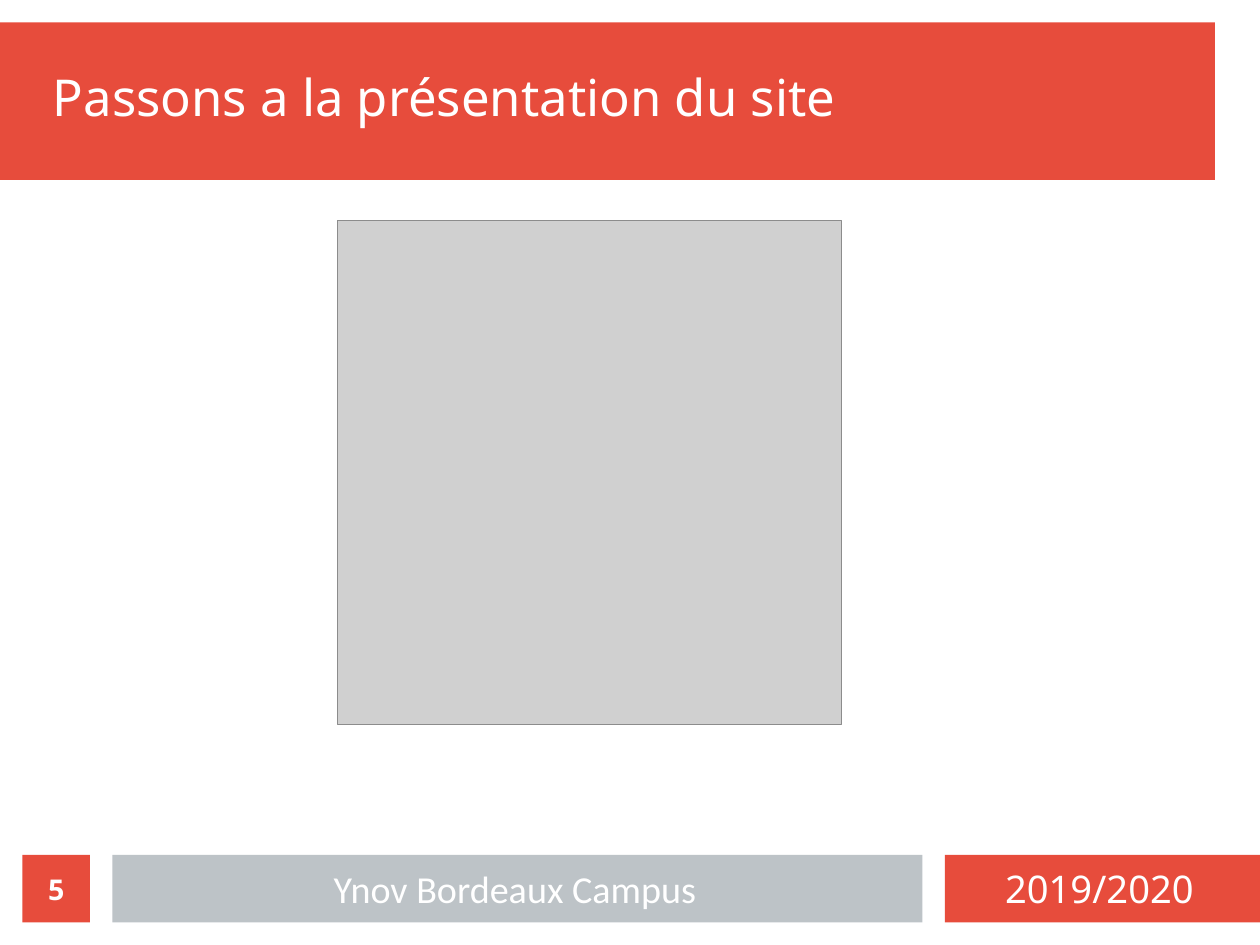
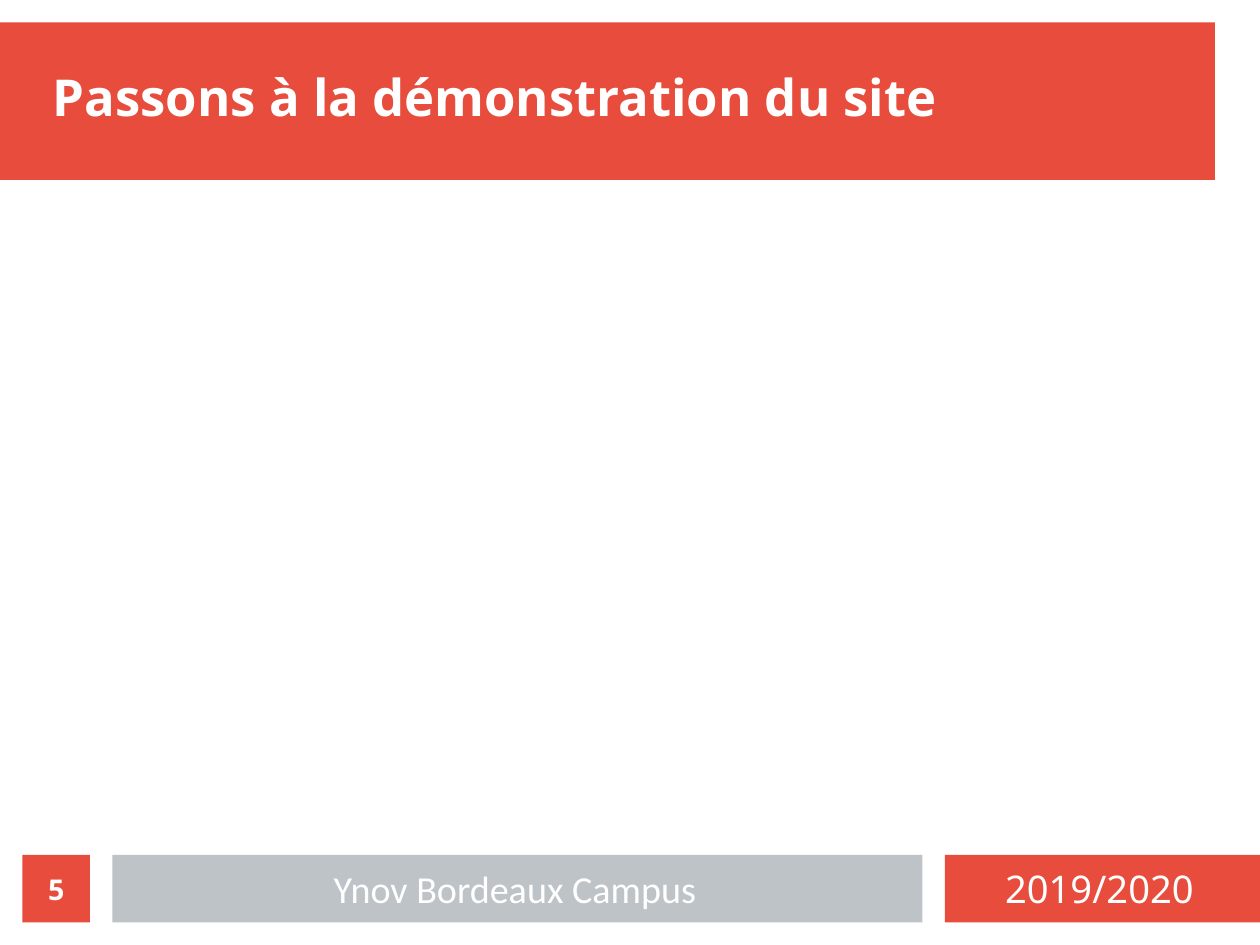
Before and after one commit to exender/Projet-dev, a slide deck: slide 5 of presentation.odp. Drawn at 1260x945 pixels with LibreOffice and Linux fonts; fonts in the diff are those of the drawing; grey boxes stand for pictures. Boxes give left, top, right and bottom in pixels: in the first picture for what was removed or moved away, otherwise in the second. Text is boxed around its words. In the diff, an @@ line names an element or a change of style, - is before the commit and + after.

```diff
--- a/presentation.odp
+++ b/presentation.odp
@@ text at (53,77,937,117): text changed; bold on @@
-Passons a la présentation du site
+Passons à la démonstration du site
@@ picture removed at (337,221,842,725) @@
```
Also in this commit, not shown: 3 other slides changed.
